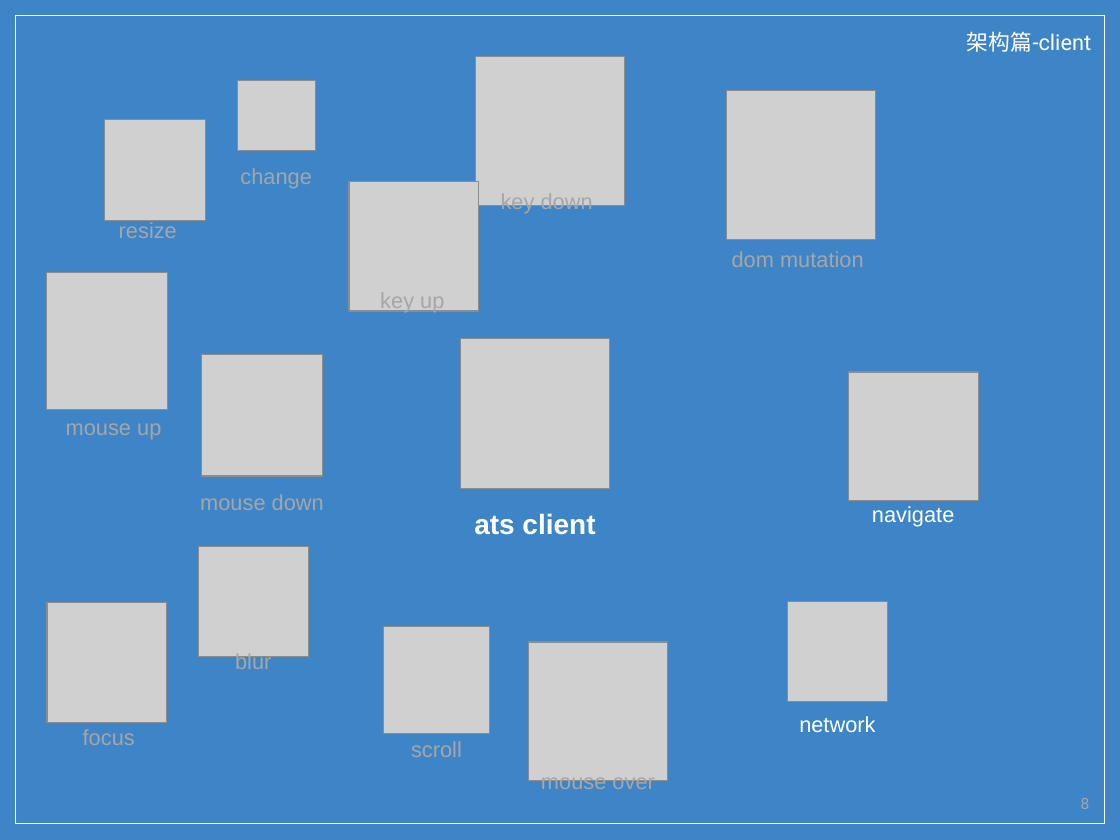
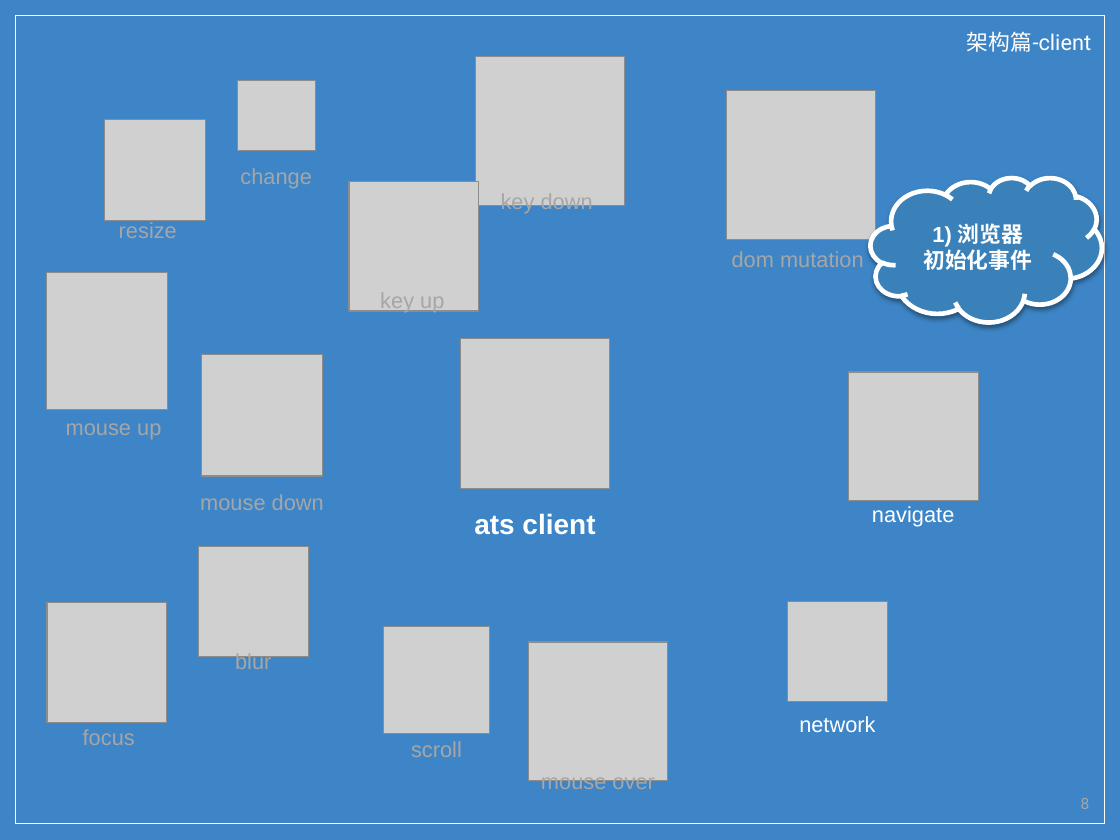
Before and after one commit to wu0792/ats_client, a slide deck: slide 8 of ext/share.pptx. Drawn at 1120x840 pixels with LibreOffice and Linux fonts; fonts in the diff are those of the drawing; grey boxes stand for pictures; background and template pictures are left out. Boxes give left, top, right and bottom in pixels: in the first picture for what was removed or moved away, otherwise in the second. Text is boxed around its words. In the diff, an @@ line names an element or a change of style, - is before the commit and + after.

```diff
--- a/ext/share.pptx
+++ b/ext/share.pptx
@@ cloud added at [870,178,1102,323], fill #3A81BA, outline #FFFFFF 3 pt, 14 pt, text #FFFFFF, bold @@
+1) 浏览器
+初始化事件
```
Also in this commit, not shown: 5 other slides changed, 2 slides added, 3 slides removed.
